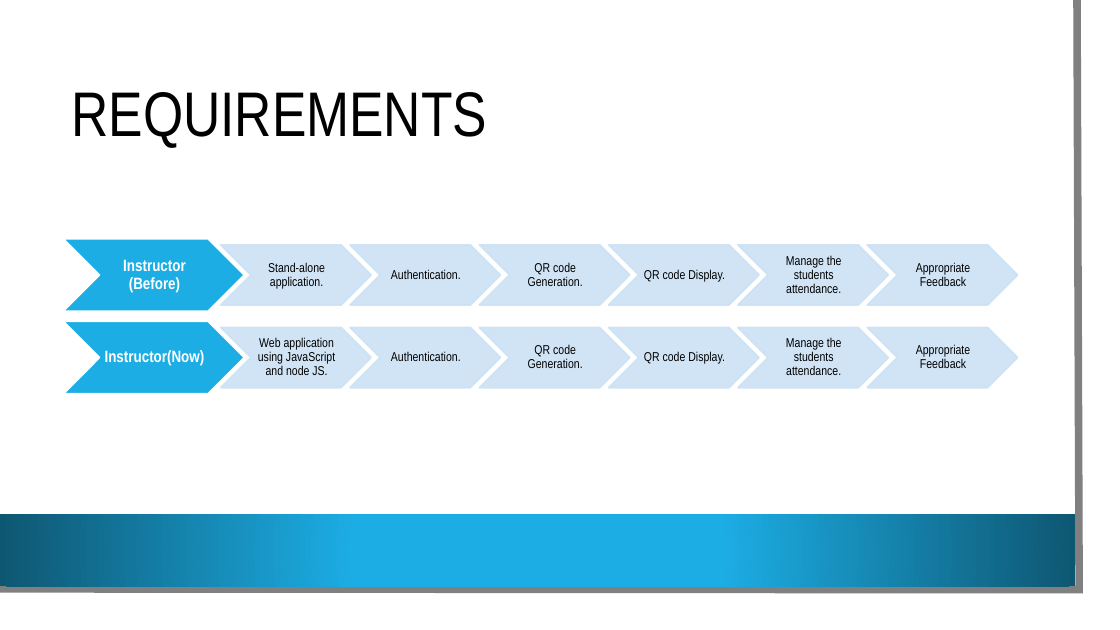
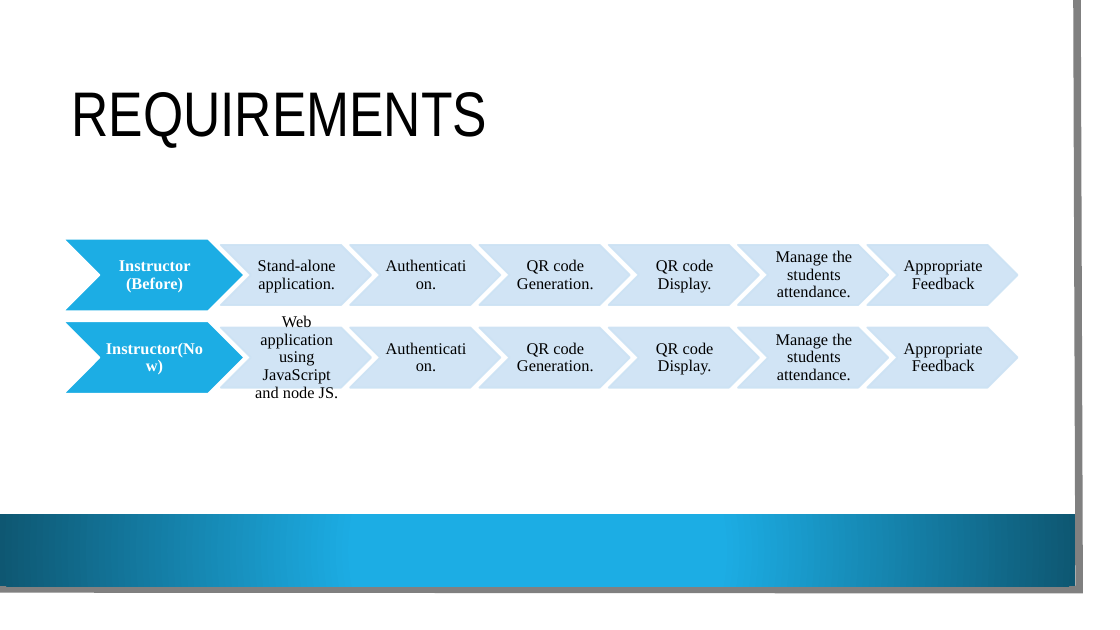
Before and after one commit to VamsiDevalla/Student-Attendance-Tracking, a slide deck: slide 5 of final ppt.pptx. Drawn at 1120x630 pixels with LibreOffice and Linux fonts; fonts in the diff are those of the drawing; background and template pictures are left out. Boxes give left, top, right and bottom in pixels: in the first picture for what was removed or moved away, otherwise in the second. Text is boxed around its words. In the diff, an @@ line names an element or a change of style, - is before the commit and + after.

```diff
--- a/final ppt.pptx
+++ b/final ppt.pptx
@@ text "Instructor (Before)" at <box>119,260,191,293</box>: font Arial Narrow to Times New Roman @@
@@ text "Instructor(Now)" at <box>106,343,203,357</box>: font Arial Narrow to Times New Roman @@
@@ size 11 to 14 pt, font Arial Narrow to Times New Roman; more space between paragraphs in 12 elements at <box>258,259,336,293</box>, <box>381,245,471,306</box>, <box>517,259,594,290</box>, <box>656,259,714,293</box>, <box>776,250,852,298</box>, <box>904,260,983,289</box>, <box>255,314,339,398</box>, <box>381,328,471,388</box>, <box>517,342,594,372</box>, <box>656,342,714,375</box>, <box>776,333,852,381</box>, <box>904,343,983,371</box> @@
```
Also in this commit, not shown: 2 other slides changed.
